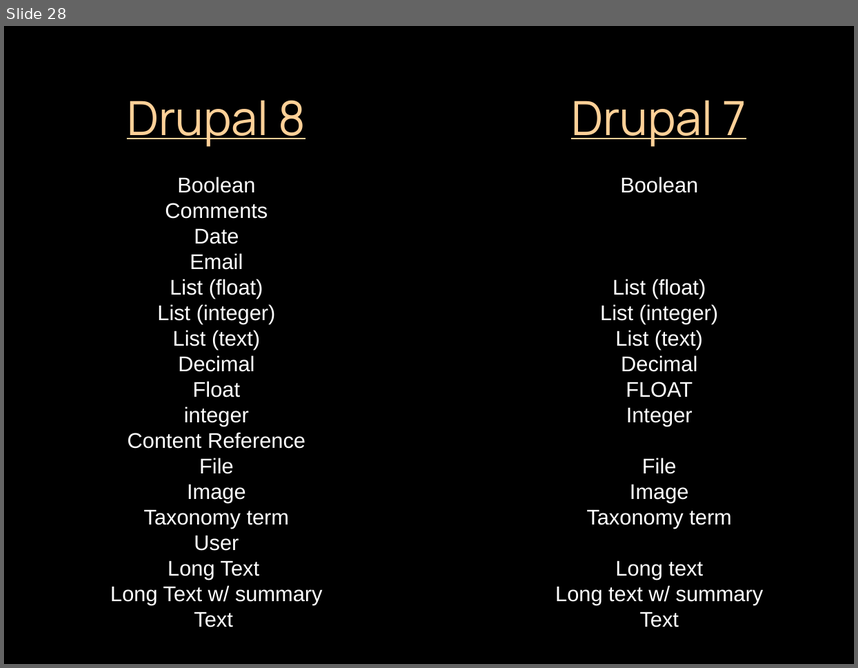
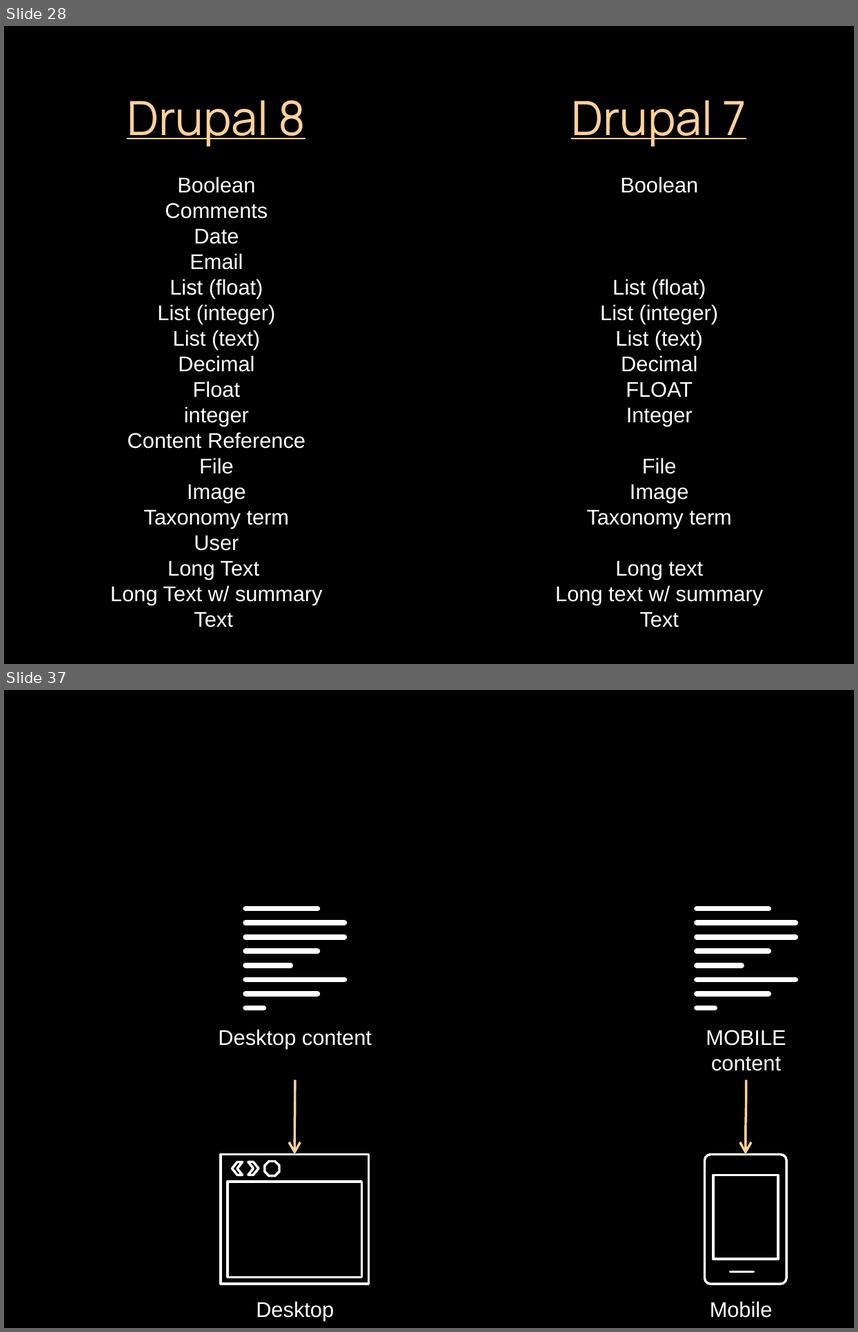
Before and after one commit to socketwench/introToContentTypes, a slide deck: src/introToContentTypes.pptx. Shown one above the other, each under a label of ours: slide 28 before the commit, slides 28 and 37 after it; the slides between them are not shown. The pictures are 858x668 and 858x1332 pixels, drawn with LibreOffice and Linux fonts; fonts in the diff are those of the drawing. Boxes give left, top, right and bottom in pixels: in the first picture for what was removed or moved away, otherwise in the second. Text is boxed around its words. In the diff, an @@ line names an element or a change of style, - is before the commit and + after.

Commit message:
Added most of Why Structure Content section.

```diff
--- a/src/introToContentTypes.pptx
+++ b/src/introToContentTypes.pptx
@@ slide 37 added at [4,690,854,1328], background #000000 @@
@@ group added at [245,909,344,1008]: 8 lines @@
@@ group added at [697,909,795,1008]: 8 lines @@
@@ text added at [218,1029,372,1049], 18 pt, text #FFFFFF @@
+Desktop content
@@ text added at [706,1029,786,1071], 18 pt, text #FFFFFF @@
+MOBILE content
@@ curved arrow added from (294, 1079) to (294, 1154), #FFD198 2 pt @@
@@ curved arrow added from (746, 1079) to (745, 1154), #FFD198 2 pt @@
@@ group added at [221,1154,369,1283]: 2 rectangles, 2 chevrons, 1 octagon @@
@@ rounded rectangle added at [704,1154,786,1283], outline #FFFFFF 2 pt @@
@@ rectangle added at [713,1174,777,1259], outline #FFFFFF 2 pt @@
@@ line added from (730, 1272) to (754, 1272), #FFFFFF 2 pt @@
@@ text added at [256,1301,334,1320], 18 pt, text #FFFFFF @@
+Desktop
@@ text added at [710,1301,773,1317], 18 pt, text #FFFFFF @@
+Mobile
```
Also in this commit, not shown: 1 slide changed, 19 other slides added, 15 other files.
